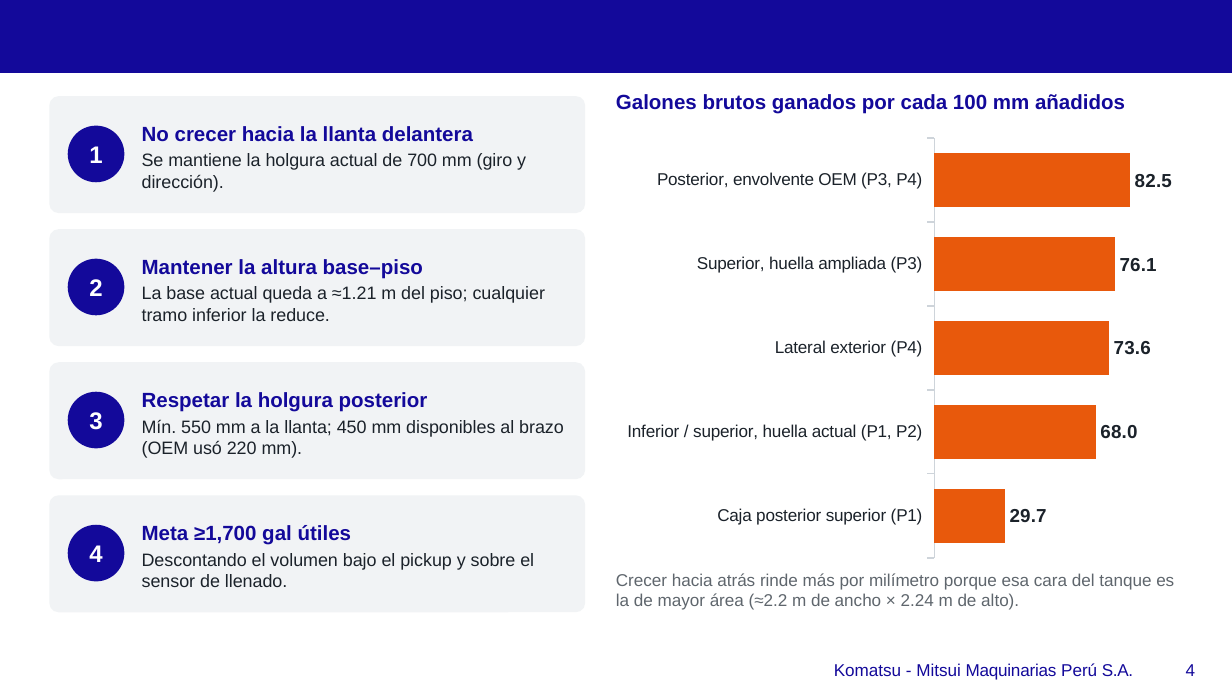
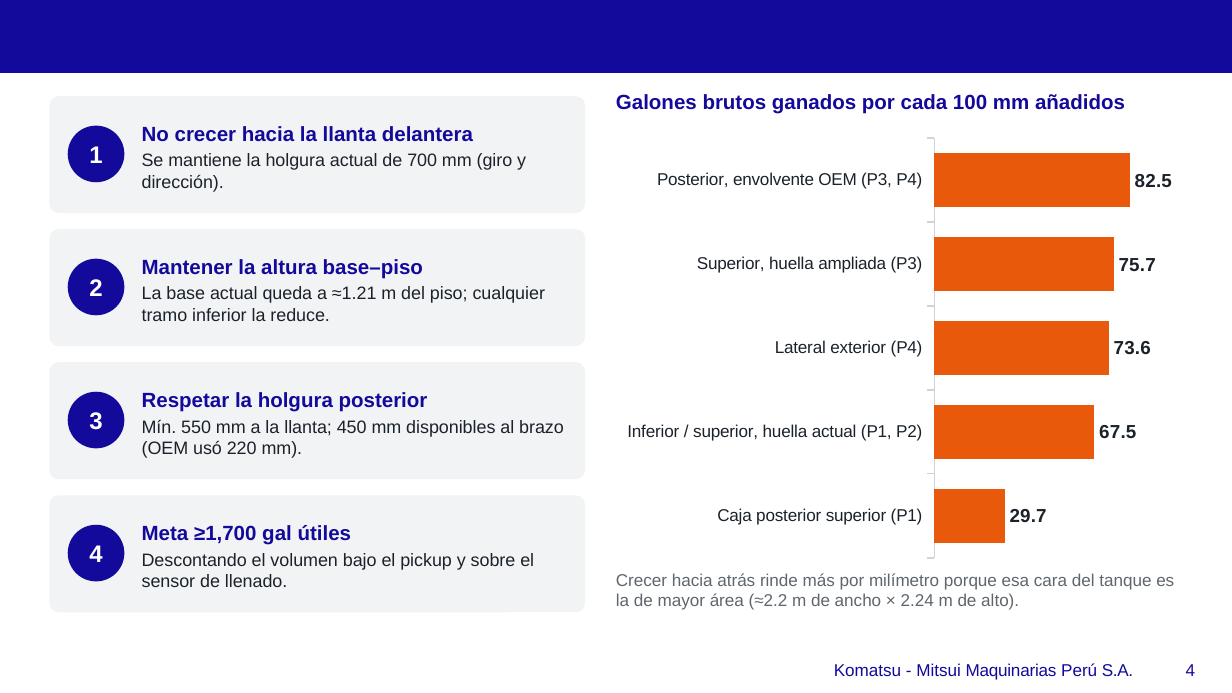
Before and after one commit to scedillo-wq/TanqueComb, a slide deck: slide 4 of Presentacion_Ampliacion_Tanque_980E5_1700gal.pptx. Drawn at 1232x693 pixels with LibreOffice and Linux fonts; fonts in the diff are those of the drawing; background and template pictures are left out. Boxes give left, top, right and bottom in pixels: in the first picture for what was removed or moved away, otherwise in the second. Text is boxed around its words. In the diff, an @@ line names an element or a change of style, - is before the commit and + after.

```diff
--- a/Presentacion_Ampliacion_Tanque_980E5_1700gal.pptx
+++ b/Presentacion_Ampliacion_Tanque_980E5_1700gal.pptx
@@ bar chart at bbox=[616, 129, 1183, 567] @@
@@ Series 1, Inferior / superior, huella actual (P1, P2): 68 to 67.5 @@
@@ Series 1, Superior, huella ampliada (P3): 76.1 to 75.7 @@
```
Also in this commit, not shown: 6 other slides changed, 5 other files.
